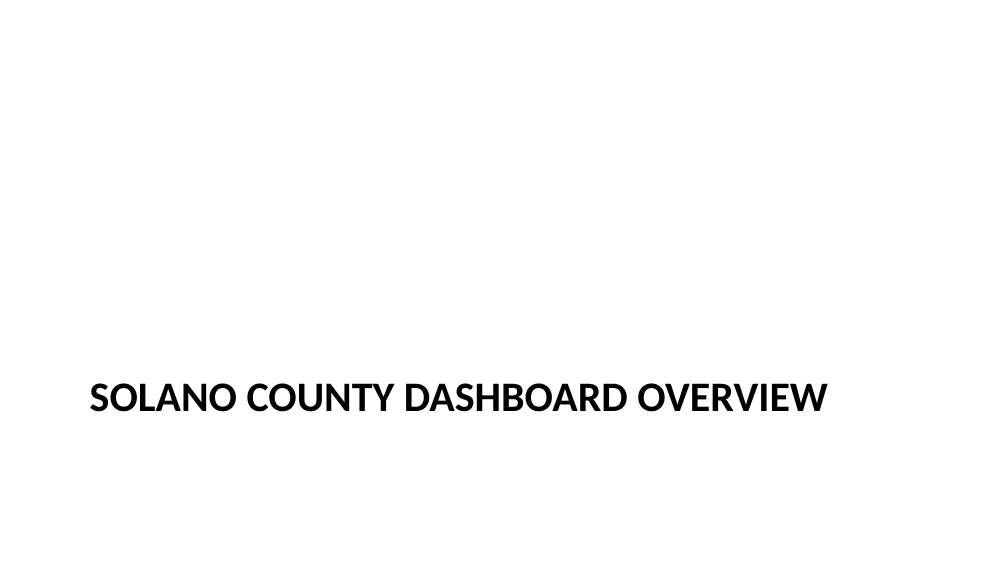
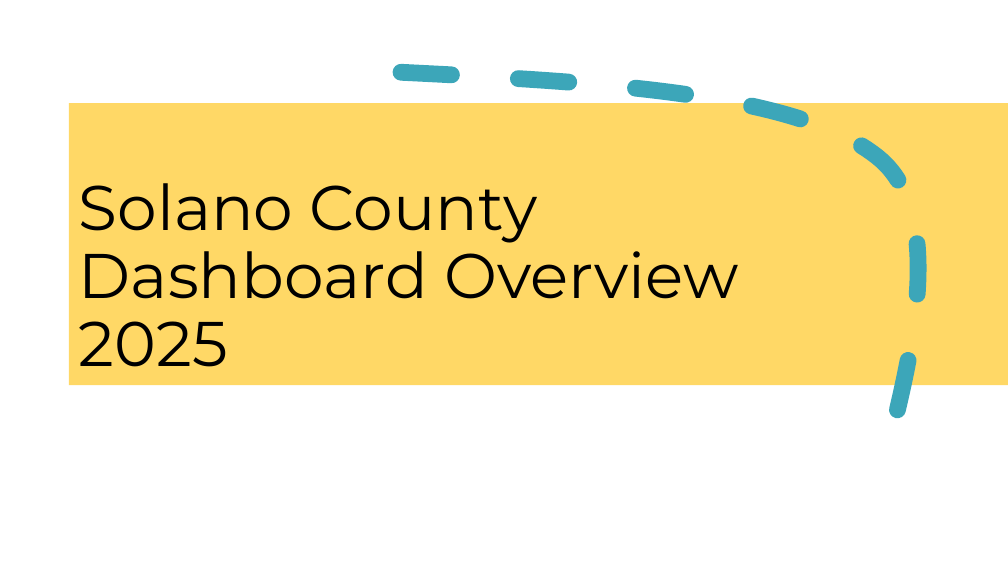
Before and after one commit to jknapp06/CADashboard, a slide deck: slide 2 of output/dashboard_summary.pptx. Drawn at 1008x567 pixels with LibreOffice and Linux fonts; fonts in the diff are those of the drawing; background and template pictures are left out. Boxes give left, top, right and bottom in pixels: in the first picture for what was removed or moved away, otherwise in the second. Text is boxed around its words. In the diff, an @@ line names an element or a change of style, - is before the commit and + after.

```diff
--- a/output/dashboard_summary.pptx
+++ b/output/dashboard_summary.pptx
@@ freeform shape added at (x1=401, y1=73, x2=918, y2=466), outline #3CA6B9 12 pt dashed @@
@@ rectangle added at (x1=69, y1=103, x2=1008, y2=385), fill #FFD866 @@
@@ title "Solano County Dashboard Overview 2025" at (x1=79, y1=183, x2=738, y2=367): vertical alignment top to bottom @@
@@ title at (x1=79, y1=183, x2=738, y2=367): text changed; size 30 to 45 pt; font Calibri to Montserrat; bold off @@
-SOLANO COUNTY DASHBOARD OVERVIEW
+Solano County Dashboard Overview 2025
```
Also in this commit, not shown: 20 other slides changed, 3 slides added, 3 slides removed, 26 other files.
